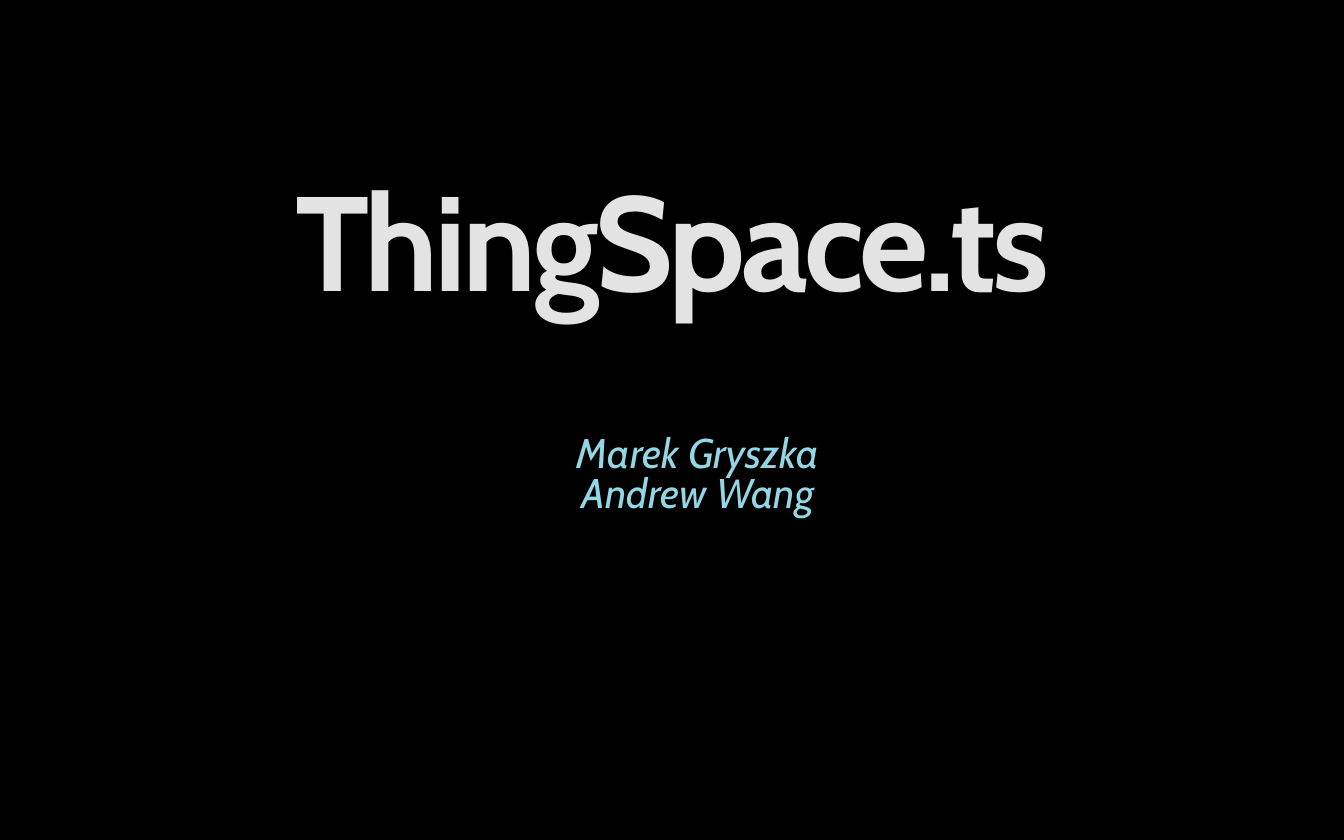
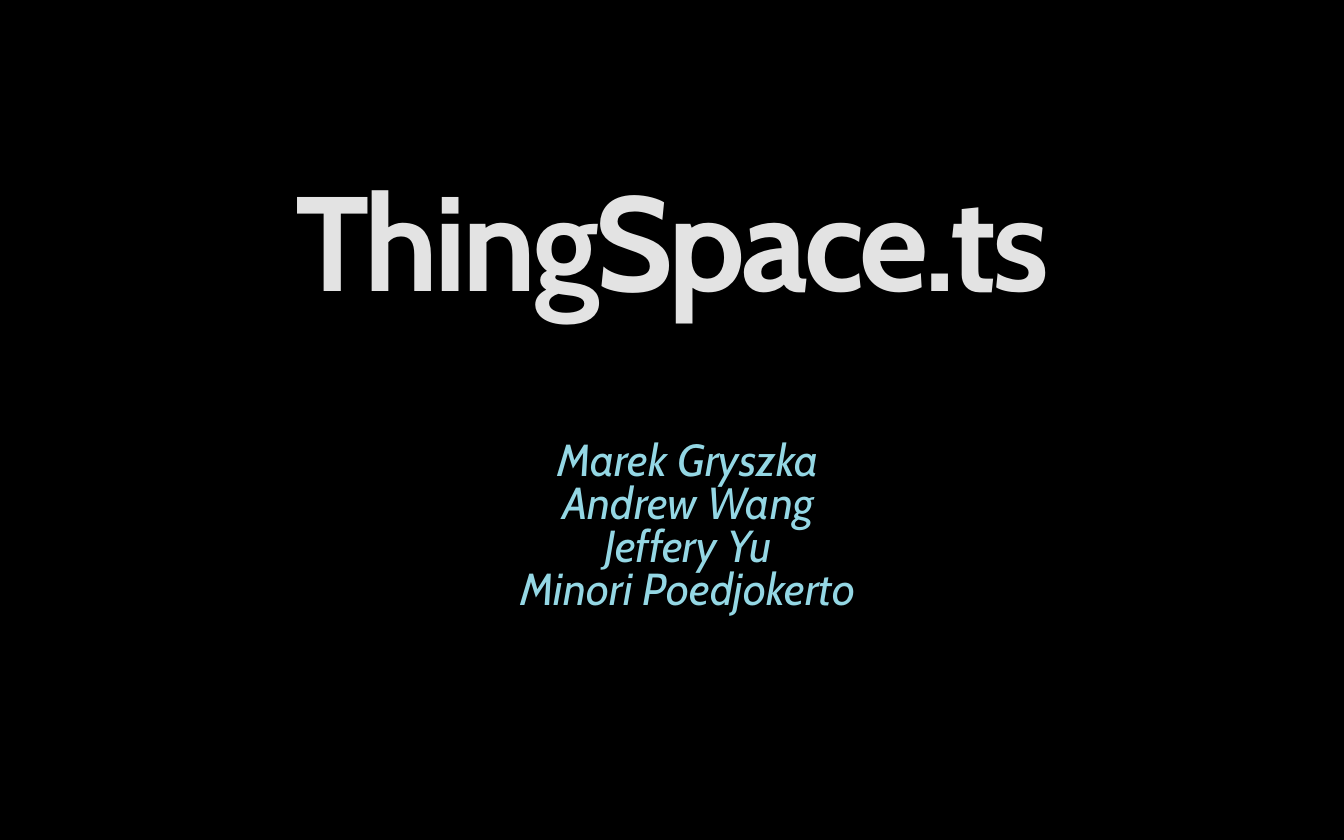
Before and after one commit to MinPoe/frontend-thingspace.ts, a slide deck: slide 1 of ThingSpaceTsM2.pptx. Drawn at 1344x840 pixels with LibreOffice and Linux fonts; fonts in the diff are those of the drawing; background and template pictures are left out. Boxes give left, top, right and bottom in pixels: in the first picture for what was removed or moved away, otherwise in the second. Text is boxed around its words. In the diff, an @@ line names an element or a change of style, - is before the commit and + after.

Commit message:
names

```diff
--- a/ThingSpaceTsM2.pptx
+++ b/ThingSpaceTsM2.pptx
@@ subtitle at [521,442,855,615]: text changed; size 22.2 to 24 pt @@
-Marek Gryszka
-Andrew Wang
+Marek Gryszka
+Andrew Wang
+Jeffery Yu
+Minori Poedjokerto
```
